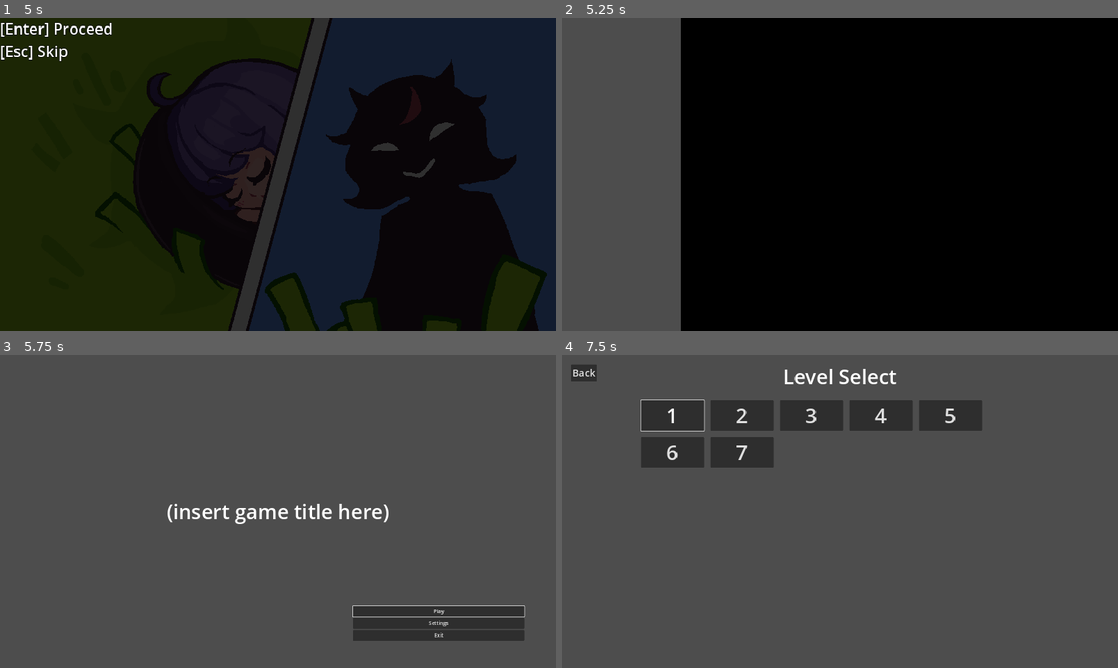
Above: before the commit, frames 1-4 (two rows, left to right).
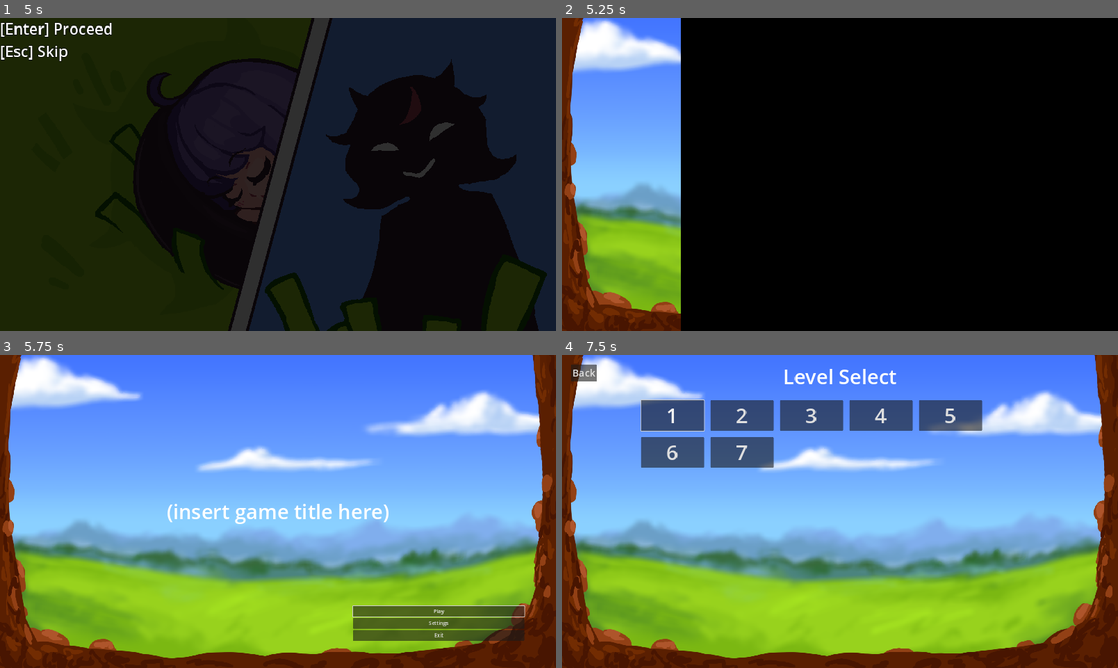
Above: after the commit, the same moments.

Repository: Utsuhoagie/Touhou-Fan-Game-Jam-14
Game: Godot game, scene res://opening.tscn
The game is run twice, just before and just after one commit, with the same random seed, the same clock (stepped at 60 frames per second) and the same inputs.
Inputs:
- Up to frame 1 (5 s): tap Enter (ui_accept) at 0.5, 1.25 s; hold Right (Right) 0.53-2.03 s; tap X (Jump) at 0.6, 0.77, 1.07, 1.52, 1.55, 1.82, 2.1, 3.02, 3.05, 3.32, 3.6, 3.77, 4.07, 4.52, 4.55, 4.82 s; tap Z (Action) at 1.35, 2.85, 4.35 s; hold Left (Left) 2.03-2.78 s; hold Right (Right) 2.78-4.28 s; tap Escape (ui_cancel) at 4.15 s; hold Left (Left) from 4.28 s (still down)
- Up to frame 2 (5.25 s): release Left (Left) at 5.03 s; hold Right (Right) from 5.03 s (still down); tap X (Jump) at 5.1 s
- Up to frame 3 (5.75 s): keep holding Right (Right)
- Up to frame 4 (7.5 s): release Right (Right) at 5.75 s; click "Settings" at 5.75 s; click "Back to Menu" at 6.5 s; click "Play" at 7.25 s

Frame 1 is identical in both runs. In frame 2, 21% of the frame differs, in the area x 0-22%, y 0-100%; in frame 3, 99%; in frame 4, 99%, in the area x 0-100%, y 0-100%.

Commit message:
audio asset integration: act 1

Diff:
--- a/Entities/Player/Player.gd
+++ b/Entities/Player/Player.gd
@@ -26,6 +26,8 @@
 @onready var Flippable := $Flippable
 @onready var AnimSprite := $Flippable/AnimatedSprite2D
 @onready var Hitbox := $Flippable/Hitbox
+@onready var footstep_sfx: AudioStreamPlayer2D = $FootstepSFX
+@onready var jump_sfx: AudioStreamPlayer2D = $JumpSFX
 
 
 func _ready() -> void:
@@ -53,6 +55,8 @@
 
 	if (Input.is_action_just_pressed("Jump")
 	and (was_on_floor or not coyote_timer.is_stopped())):
+		jump_sfx.play()
+
 		velocity.y = JUMP_VELOCITY
 		if mirror_y:
 			velocity.y *= -1
@@ -64,11 +68,15 @@
 
 	_handle_direction(delta)
 
+	if was_on_floor and velocity.x != 0 and not footstep_sfx.playing:
+		footstep_sfx.play()
+	if not was_on_floor or (velocity.x == 0 and footstep_sfx.playing):
+		footstep_sfx.stop()
+
 	move_and_slide()
 
 	if was_on_floor and not is_on_floor():
 		coyote_timer.start()
-
 
 
 func _handle_direction(delta: float) -> void:
--- a/Entities/Player/Player.tscn
+++ b/Entities/Player/Player.tscn
@@ -1,9 +1,11 @@
-[gd_scene load_steps=19 format=3 uid="uid://jatj3h6ab7h7"]
+[gd_scene load_steps=21 format=3 uid="uid://jatj3h6ab7h7"]
 
 [ext_resource type="Script" path="res://Entities/Player/Player.gd" id="1_n6ecm"]
 [ext_resource type="Texture2D" uid="uid://biond8xw3jdxl" path="res://Assets/Actual/Reflection_Sprite_Shinmyoumaru-Sheet.png" id="2_jko1j"]
 [ext_resource type="Texture2D" uid="uid://dij4823o0lqa7" path="res://Assets/Pixel Platformer/Tilemap/tilemap_packed.png" id="3_s4ilj"]
 [ext_resource type="Script" path="res://Entities/Player/Hitbox.gd" id="3_ywt3x"]
+[ext_resource type="AudioStream" uid="uid://dje1xrahvkru3" path="res://Assets/Actual/sfx/SFXFootsteps.ogg" id="5_fg1qn"]
+[ext_resource type="AudioStream" uid="uid://bwiwviquttcdm" path="res://Assets/Actual/sfx/SFXJumping.ogg" id="6_b2fwf"]
 
 [sub_resource type="RectangleShape2D" id="RectangleShape2D_xd06t"]
 size = Vector2(40, 56)
@@ -153,6 +155,15 @@
 scale = Vector2(1.667, 1.667)
 sprite_frames = SubResource("SpriteFrames_8tq0v")
 
+[node name="FootstepSFX" type="AudioStreamPlayer2D" parent="."]
+stream = ExtResource("5_fg1qn")
+volume_db = -5.0
+max_polyphony = 2
+
+[node name="JumpSFX" type="AudioStreamPlayer2D" parent="."]
+stream = ExtResource("6_b2fwf")
+volume_db = -5.0
+
 [connection signal="area_entered" from="Flippable/Hitbox" to="Flippable/Hitbox" method="_on_area_entered"]
 [connection signal="body_entered" from="Flippable/Hitbox" to="Flippable/Hitbox" method="_on_body_entered"]
 [connection signal="animation_finished" from="Flippable/Hitbox/AnimatedSprite2D" to="Flippable/Hitbox" method="_on_animated_sprite_2d_animation_finished"]
--- a/Levels/LevelManager.gd
+++ b/Levels/LevelManager.gd
@@ -25,7 +25,6 @@
 	animation_player.play("transition_in")
 
 
-
 func _unhandled_key_input(event: InputEvent) -> void:
 	# we don't want extra inputs pls
 	if event.is_echo(): return
@@ -37,6 +36,7 @@
 		# pause the game
 		var pause_popup := pause_popup_scene.instantiate()
 		pause_popup.return_to_menu.connect(_return_to_menu)
+		pause_popup.restart_level.connect(reset_level)
 
 		canvas_layer.add_child(pause_popup)
 		get_tree().paused = true
@@ -98,12 +98,14 @@
 
 	animation_player.play("transition_out")
 	await animation_player.animation_finished
+	LevelBGMManager.stop()
 	get_tree().change_scene_to_file(MAIN_MENU_PATH)
 
 
 func _load_next_level() -> void:
 	if not next_level_path: return
 
+	get_tree().paused = false
 	animation_player.play("transition_out")
 	await animation_player.animation_finished
 	get_tree().change_scene_to_file(next_level_path)
--- /dev/null
+++ b/Levels/level_bgm_manager.gd
@@ -0,0 +1,11 @@
+extends Node
+
+@onready var level_bgm: AudioStreamPlayer2D = $LevelBGM
+
+
+func start() -> void:
+	level_bgm.play()
+
+
+func stop() -> void:
+	level_bgm.stop()
--- /dev/null
+++ b/Levels/level_bgm_manager.tscn
@@ -0,0 +1,11 @@
+[gd_scene load_steps=3 format=3 uid="uid://b1py5y4x6jq2j"]
+
+[ext_resource type="Script" path="res://Levels/level_bgm_manager.gd" id="1_4i43h"]
+[ext_resource type="AudioStream" uid="uid://dv028fjb8p702" path="res://Assets/Actual/bgm/Stage Music.ogg" id="1_tg8kd"]
+
+[node name="LevelBGMManager" type="Node"]
+process_mode = 3
+script = ExtResource("1_4i43h")
+
+[node name="LevelBGM" type="AudioStreamPlayer2D" parent="."]
+stream = ExtResource("1_tg8kd")
--- a/Levels/pause_popup.gd
+++ b/Levels/pause_popup.gd
@@ -1,6 +1,7 @@
 extends PanelContainer
 class_name PausePopup
 
+signal restart_level
 signal return_to_menu
 
 @onready var return_button: Button = %ReturnButton
@@ -27,8 +28,7 @@
 
 
 func _restart_level() -> void:
-	get_tree().paused = false
-	get_tree().reload_current_scene()
+	restart_level.emit()
 
 
 func _continue_level() -> void:
--- a/Levels/pause_popup.tscn
+++ b/Levels/pause_popup.tscn
@@ -9,10 +9,10 @@
 anchor_top = 0.5
 anchor_right = 0.5
 anchor_bottom = 0.5
-offset_left = -112.5
-offset_top = -50.0
-offset_right = 112.5
-offset_bottom = 50.0
+offset_left = -400.0
+offset_top = -250.0
+offset_right = 400.0
+offset_bottom = 250.0
 grow_horizontal = 2
 grow_vertical = 2
 script = ExtResource("1_qlh7p")
--- a/Levels/win_popup.tscn
+++ b/Levels/win_popup.tscn
@@ -18,7 +18,7 @@
 script = ExtResource("1_m7h2i")
 
 [node name="MarginContainer" type="MarginContainer" parent="."]
-custom_minimum_size = Vector2(600, 400)
+custom_minimum_size = Vector2(800, 500)
 layout_mode = 2
 theme_override_constants/margin_left = 20
 theme_override_constants/margin_top = 20
--- a/Menus/level_button.gd
+++ b/Menus/level_button.gd
@@ -5,9 +5,16 @@
 
 @export_file var level_path: String
 
+@onready var select_sfx: AudioStreamPlayer2D = $SelectSFX
+@onready var hover_sfx: AudioStreamPlayer2D = $HoverSFX
+
 func _ready() -> void:
 	self.pressed.connect(_level_selected)
+	self.focus_entered.connect(hover_sfx.play)
+
 
 func _level_selected() -> void:
 	print_debug("Player has selected level: " + level_path)
+
+	select_sfx.play()
 	level_selected.emit(level_path)
--- a/Menus/level_button.tscn
+++ b/Menus/level_button.tscn
@@ -1,6 +1,8 @@
-[gd_scene load_steps=2 format=3 uid="uid://cwb5xg5e7cxp4"]
+[gd_scene load_steps=4 format=3 uid="uid://cwb5xg5e7cxp4"]
 
 [ext_resource type="Script" path="res://Menus/level_button.gd" id="1_db36u"]
+[ext_resource type="AudioStream" uid="uid://6y4in3vqdo4e" path="res://Assets/Actual/sfx/select_001.ogg" id="2_v18fy"]
+[ext_resource type="AudioStream" uid="uid://4t1s6emlga10" path="res://Assets/Actual/sfx/click1.ogg" id="3_2mxsx"]
 
 [node name="LevelButton" type="Button"]
 custom_minimum_size = Vector2(200, 0)
@@ -9,3 +11,10 @@
 theme_override_font_sizes/font_size = 64
 text = "x"
 script = ExtResource("1_db36u")
+
+[node name="SelectSFX" type="AudioStreamPlayer2D" parent="."]
+stream = ExtResource("2_v18fy")
+
+[node name="HoverSFX" type="AudioStreamPlayer2D" parent="."]
+stream = ExtResource("3_2mxsx")
+max_polyphony = 5
--- a/Menus/level_select.gd
+++ b/Menus/level_select.gd
@@ -42,5 +42,6 @@
 
 	print_debug("Loading level path: " + chosen_level_path)
 	get_tree().change_scene_to_file(chosen_level_path)
+	LevelBGMManager.start()
 
 	self.queue_free()
--- a/Menus/main_menu.gd
+++ b/Menus/main_menu.gd
@@ -1,6 +1,8 @@
 extends CanvasLayer
 class_name MainMenu
 
+@onready var button_hover_sfx: AudioStreamPlayer2D = $ButtonHoverSFX
+@onready var contents: Control = $Contents
 @onready var animation_player: AnimationPlayer = $AnimationPlayer
 @onready var play_button: Button = %PlayButton
 @onready var settings_button: Button = %SettingsButton
@@ -14,6 +16,10 @@
 	settings_button.pressed.connect(_enter_settings)
 	exit_button.pressed.connect(_exit_game)
 
+	play_button.focus_entered.connect(button_hover_sfx.play)
+	settings_button.focus_entered.connect(button_hover_sfx.play)
+	exit_button.focus_entered.connect(button_hover_sfx.play)
+
 	animation_player.play("transition_in")
 	await animation_player.animation_finished
 
@@ -25,7 +31,7 @@
 	get_tree().get_root().add_child(level_select)
 
 	level_select.tree_exited.connect(_return_to_main_menu)
-	self.hide()
+	contents.hide()
 
 
 func _enter_settings() -> void:
@@ -33,7 +39,7 @@
 	get_tree().get_root().add_child(settings)
 
 	settings.tree_exited.connect(_return_to_main_menu)
-	self.hide()
+	contents.hide()
 
 
 func _exit_game() -> void:
@@ -41,5 +47,5 @@
 
 
 func _return_to_main_menu() -> void:
-	self.show()
+	contents.show()
 	play_button.grab_focus()
--- a/Menus/main_menu.tscn
+++ b/Menus/main_menu.tscn
@@ -1,13 +1,16 @@
-[gd_scene load_steps=5 format=3 uid="uid://dbuxgumy46lbi"]
+[gd_scene load_steps=8 format=3 uid="uid://dbuxgumy46lbi"]
 
 [ext_resource type="Script" path="res://Menus/main_menu.gd" id="1_erbvp"]
+[ext_resource type="Texture2D" uid="uid://c8cejp41q81r5" path="res://Assets/Actual/Reflection_BG_Shinmyoumaru-Adventure_Landscape.png" id="2_5fiqu"]
+[ext_resource type="AudioStream" uid="uid://c6qnlvc4j1b7q" path="res://Assets/Actual/bgm/Main Menu v2.ogg" id="3_hx35f"]
+[ext_resource type="AudioStream" uid="uid://4t1s6emlga10" path="res://Assets/Actual/sfx/click1.ogg" id="4_6vysw"]
 
 [sub_resource type="Animation" id="Animation_txjju"]
 length = 0.001
 tracks/0/type = "value"
 tracks/0/imported = false
 tracks/0/enabled = true
-tracks/0/path = NodePath("Transition:position")
+tracks/0/path = NodePath("Contents/Transition:position")
 tracks/0/interp = 1
 tracks/0/loop_wrap = true
 tracks/0/keys = {
@@ -23,7 +26,7 @@
 tracks/0/type = "value"
 tracks/0/imported = false
 tracks/0/enabled = true
-tracks/0/path = NodePath("Transition:position")
+tracks/0/path = NodePath("Contents/Transition:position")
 tracks/0/interp = 1
 tracks/0/loop_wrap = true
 tracks/0/keys = {
@@ -42,20 +45,35 @@
 [node name="MainMenu" type="CanvasLayer"]
 script = ExtResource("1_erbvp")
 
-[node name="Label" type="Label" parent="."]
+[node name="Background" type="TextureRect" parent="."]
+offset_right = 1760.0
+offset_bottom = 990.0
+texture = ExtResource("2_5fiqu")
+
+[node name="Contents" type="Control" parent="."]
+layout_mode = 3
+anchors_preset = 15
+anchor_right = 1.0
+anchor_bottom = 1.0
+grow_horizontal = 2
+grow_vertical = 2
+
+[node name="Label" type="Label" parent="Contents"]
+layout_mode = 1
 anchors_preset = 14
 anchor_top = 0.5
 anchor_right = 1.0
 anchor_bottom = 0.5
-offset_top = -11.5
-offset_bottom = 11.5
+offset_top = -44.0
+offset_bottom = 44.0
 grow_horizontal = 2
 grow_vertical = 2
 theme_override_font_sizes/font_size = 64
 text = "(insert game title here)"
 horizontal_alignment = 1
 
-[node name="MenuButtons" type="MarginContainer" parent="."]
+[node name="MenuButtons" type="MarginContainer" parent="Contents"]
+layout_mode = 1
 anchors_preset = 15
 anchor_right = 1.0
 anchor_bottom = 1.0
@@ -67,33 +85,32 @@
 theme_override_constants/margin_right = 100
 theme_override_constants/margin_bottom = 100
 
-[node name="VBoxContainer" type="VBoxContainer" parent="MenuButtons"]
+[node name="VBoxContainer" type="VBoxContainer" parent="Contents/MenuButtons"]
 layout_mode = 2
 
-[node name="PlayButton" type="Button" parent="MenuButtons/VBoxContainer"]
+[node name="PlayButton" type="Button" parent="Contents/MenuButtons/VBoxContainer"]
 unique_name_in_owner = true
 layout_mode = 2
 focus_neighbor_top = NodePath("../ExitButton")
 text = "Play"
 
-[node name="SettingsButton" type="Button" parent="MenuButtons/VBoxContainer"]
+[node name="SettingsButton" type="Button" parent="Contents/MenuButtons/VBoxContainer"]
 unique_name_in_owner = true
 layout_mode = 2
 text = "Settings"
 
-[node name="ExitButton" type="Button" parent="MenuButtons/VBoxContainer"]
+[node name="ExitButton" type="Button" parent="Contents/MenuButtons/VBoxContainer"]
 unique_name_in_owner = true
 layout_mode = 2
 focus_neighbor_bottom = NodePath("../PlayButton")
 text = "Exit
 "
 
-[node name="Transition" type="ColorRect" parent="."]
+[node name="Transition" type="ColorRect" parent="Contents"]
+layout_mode = 1
 anchors_preset = 15
 anchor_right = 1.0
 anchor_bottom = 1.0
-offset_left = -1760.0
-offset_right = -1760.0
 grow_horizontal = 2
 grow_vertical = 2
 color = Color(0, 0, 0, 1)
@@ -102,3 +119,11 @@
 libraries = {
 "": SubResource("AnimationLibrary_70jrn")
 }
+
+[node name="BGM" type="AudioStreamPlayer2D" parent="."]
+stream = ExtResource("3_hx35f")
+autoplay = true
+
+[node name="ButtonHoverSFX" type="AudioStreamPlayer2D" parent="."]
+stream = ExtResource("4_6vysw")
+max_polyphony = 5
--- a/project.godot
+++ b/project.godot
@@ -18,6 +18,7 @@
 [autoload]
 
 Signals="*res://Entities/Signals.gd"
+LevelBGMManager="*res://Levels/level_bgm_manager.tscn"
 
 [display]
 
Not shown, added: Assets/Actual/bgm/Main Menu v2.ogg.import
Not shown, added: Assets/Actual/bgm/Stage Music.ogg.import
Not shown, added: Assets/Actual/sfx/SFXFootsteps.ogg.import
Not shown, added: Assets/Actual/sfx/SFXJumping.ogg.import
Not shown, added: Assets/Actual/sfx/click1.ogg.import
Not shown, added: Assets/Actual/sfx/select_001.ogg.import
Not shown, added: Assets/Actual/bgm/Main Menu v2.ogg
Not shown, added: Assets/Actual/bgm/Stage Music.ogg
Not shown, added: Assets/Actual/sfx/SFXFootsteps.ogg
Not shown, added: Assets/Actual/sfx/SFXJumping.ogg
Not shown, added: Assets/Actual/sfx/click1.ogg
Not shown, added: Assets/Actual/sfx/select_001.ogg
